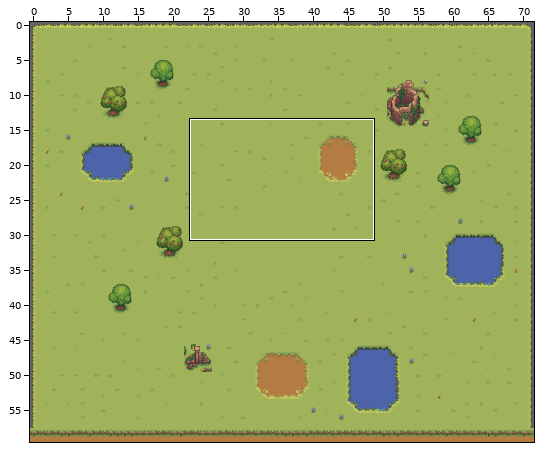
Tiled map (JSON) -- src/assets/tilemaps/generated/1-4.tmj. Above: a wide view before the commit, with the close-up outlined.
Close-up. Earlier state:
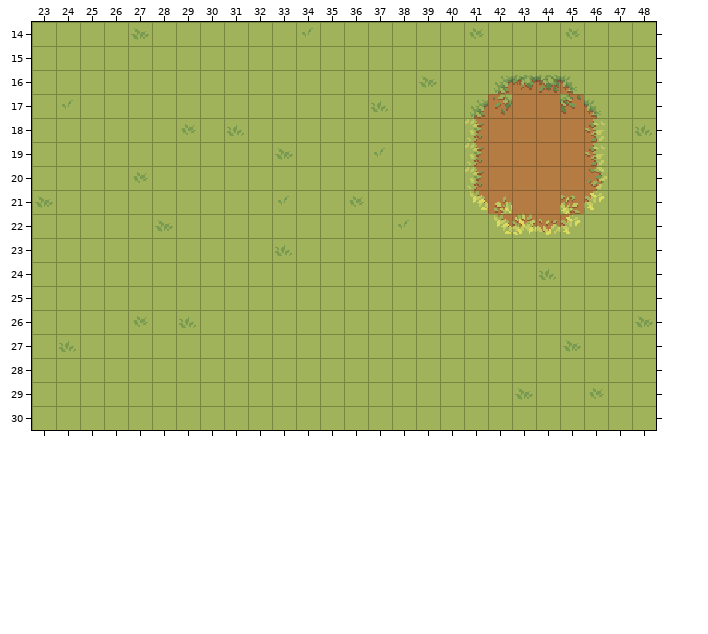
Cells are 16x16 px. Shown: x 23..48, y 14..30. The commit also changed other parts of the map, which this record leaves out.
And afterwards:
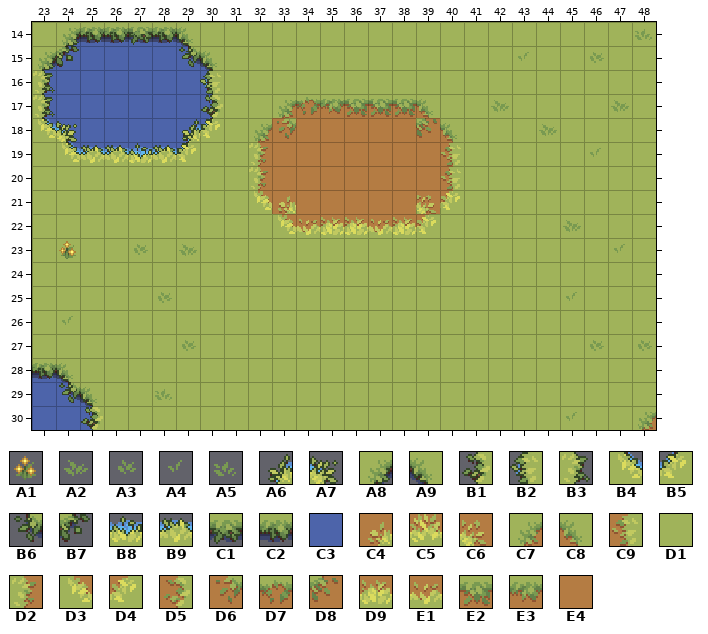
Key: from "Details": A1 128, A2 156, A3 157, A4 160, A5 161; from "Water_coasts": A6 41, A7 43, A8 44, A9 45, B1 79, B2 80, B3 82, B4 83, B5 84, B6 119, B7 121, B8 158, B9 159, C1 197, C2 198; from "Water_detilazation": C3 0; from "ground_grasss": C4 1, C5 2, C6 3, C7 4, C8 5, C9 54, D1 55, D2 56, D3 57, D4 58, D5 59, D6 107, D7 108, D8 109, D9 160, E1 161, E2 213, E3 214, E4 433.
__ is an empty cell.
Tiles replaced or removed in this view: A2, A3, A4, A5, C4, C5, C6, C7, C8, C9, D1, D2, D3, D4, D5, D6, D8, E1, E2, E3, E4.
Change:
Changed rows in their new state; .. is an unchanged cell.
Layer "Base":
first column x 23:
14 .. C3 C3 C3 C3 C3 C3 .. .. .. .. .. .. .. .. .. .. .. .. .. .. .. .. ..
15 C3 C3 C3 C3 C3 C3 C3 C3 .. .. .. .. .. .. .. .. .. .. .. .. .. .. .. ..
16 C3 C3 C3 C3 C3 C3 C3 C3 .. .. .. .. .. .. .. .. .. .. .. D1 D1 D1 D1 ..
17 C3 C3 C3 C3 C3 C3 C3 C3 .. .. C7 D7 E3 E2 E2 E2 C8 .. D1 D1 D1 D1 D1 D1
18 C3 C3 C3 C3 C3 C3 C3 C3 .. C7 D6 E4 E4 E4 E4 E4 D8 C8 D1 D1 D1 D1 D1 D1
19 .. C3 C3 C3 C3 C3 C3 .. .. D2 E4 E4 E4 E4 E4 E4 E4 C9 D1 D1 D1 D1 D1 D1
20 .. .. .. .. .. .. .. .. .. D2 E4 E4 E4 E4 E4 E4 E4 C9 D1 D1 D1 D1 D1 D1
21 .. .. .. .. .. .. .. .. .. D3 C4 E4 E4 E4 E4 E4 C6 D4 D1 D1 D1 D1 D1 D1
22 .. .. .. .. .. .. .. .. .. .. D3 E1 D9 D9 E1 D9 D4 .. .. D1 D1 D1 D1 ..
first column x 23:
28 C3 C3 .. .. .. .. .. .. .. .. .. .. .. .. .. .. .. .. .. .. .. .. .. .. .. ..
29 C3 C3 C3 .. .. .. .. .. .. .. .. .. .. .. .. .. .. .. .. .. .. .. .. .. .. ..
30 C3 C3 C3 .. .. .. .. .. .. .. .. .. .. .. .. .. .. .. .. .. .. .. .. .. .. C7
Layer "Agua":
first column x 23:
14 .. A8 C2 C2 C1 C2 A9 .. .. .. .. __ .. .. .. .. .. .. __ .. .. .. __ .. .. A5
15 A8 B7 .. .. .. .. B6 A9 .. .. .. .. .. .. .. .. .. .. .. .. A4 .. .. A3 .. ..
16 B3 .. .. .. .. .. .. B2 .. .. .. .. .. .. .. .. __ .. .. .. .. .. .. .. .. ..
17 B3 __ .. .. .. .. .. B1 .. .. .. .. .. .. __ .. .. .. .. A2 .. .. .. .. A2 ..
18 B4 A7 .. .. .. .. A6 B5 __ .. .. .. .. .. .. .. .. .. .. .. .. A2 .. .. .. __
19 .. B4 B9 B9 B8 B9 B5 .. .. .. __ .. .. .. __ .. .. .. .. .. .. .. .. A4 .. ..
20 .. .. .. .. __ .. .. .. .. .. .. .. .. .. .. .. .. .. .. .. .. .. .. .. .. ..
21 __ .. .. .. .. .. .. .. .. .. __ .. .. __ .. .. .. .. .. .. .. .. .. .. .. ..
22 .. .. .. .. .. __ .. .. .. .. .. .. .. .. .. __ .. .. .. .. .. .. A2 .. .. ..
23 .. A1 .. .. A3 .. A2 .. .. .. __ .. .. .. .. .. .. .. .. .. .. .. .. .. A4 ..
24 .. .. .. .. .. .. .. .. .. .. .. .. .. .. .. .. .. .. .. .. .. __ .. .. .. ..
25 .. .. .. .. .. A3 .. .. .. .. .. .. .. .. .. .. .. .. .. .. .. .. A4 .. .. ..
26 .. A4 .. .. __ .. __ .. .. .. .. .. .. .. .. .. .. .. .. .. .. .. .. .. .. __
27 .. __ .. .. .. .. A3 .. .. .. .. .. .. .. .. .. .. .. .. .. .. .. __ A3 .. A3
28 C2 A9 .. .. .. .. .. .. .. .. .. .. .. .. .. .. .. .. .. .. .. .. .. .. .. ..
29 .. B6 A9 .. .. A5 .. .. .. .. .. .. .. .. .. .. .. .. .. .. __ .. .. __ .. ..
30 .. .. B1 .. .. .. .. .. .. .. .. .. .. .. .. .. .. .. .. .. .. .. A4 .. .. ..
